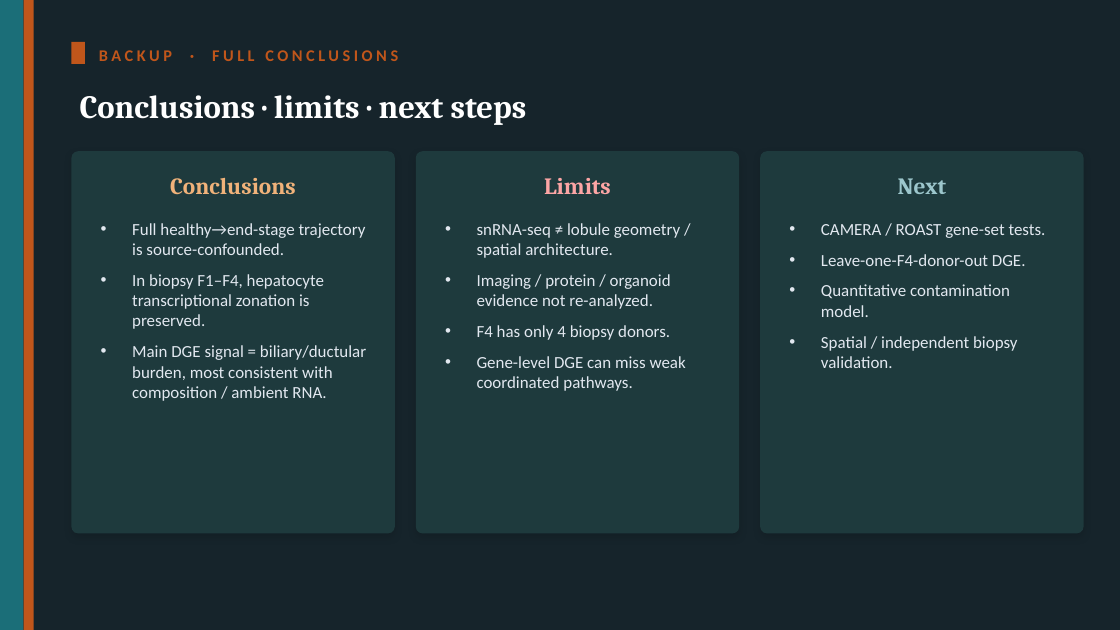
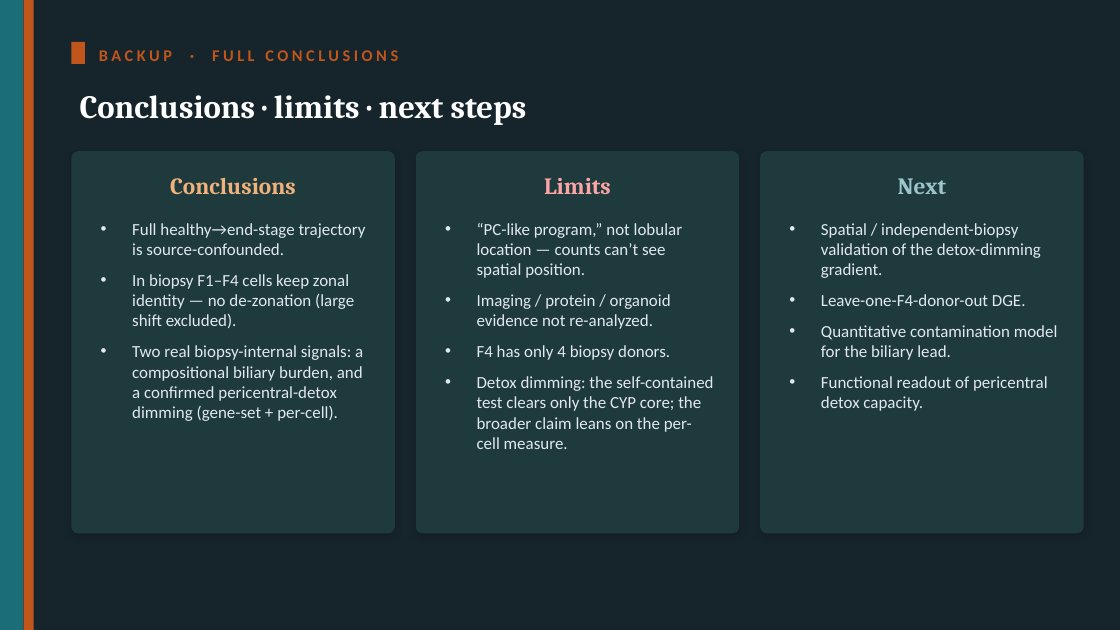
Before and after one commit to roeetekoah/liver-zonation, a slide deck: slide 27 of presentation/MASLD_zonation.pptx (slide 25 before the commit). Drawn at 1120x630 pixels with LibreOffice and Linux fonts; fonts in the diff are those of the drawing. Boxes give left, top, right and bottom in pixels: in the first picture for what was removed or moved away, otherwise in the second. Text is boxed around its words. In the diff, an @@ line names an element or a change of style, - is before the commit and + after.

```diff
--- a/presentation/MASLD_zonation.pptx
+++ b/presentation/MASLD_zonation.pptx
@@ text at <box>477,223,682,278</box>: text changed @@
-• snRNA-seq ≠ lobule geometry / spatial architecture.
+• “PC-like program,” not lobular location — counts can’t see spatial position.
@@ text at <box>821,223,1041,278</box>: text changed @@
-• CAMERA / ROAST gene-set tests.
+• Spatial / independent-biopsy validation of the detox-dimming gradient.
@@ text at <box>132,274,363,421</box>: text changed @@
-• In biopsy F1–F4, hepatocyte transcriptional zonation is preserved.
-• Main DGE signal = biliary/ductular burden, most consistent with composition / ambient RNA.
+• In biopsy F1–F4 cells keep zonal identity — no de-zonation (large shift excluded).
+• Two real biopsy-internal signals: a compositional biliary burden, and a confirmed pericentral-detox dimming (gene-set + per-cell).
@@ text at <box>821,325,1058,411</box>: text changed @@
-• Quantitative contamination model.
-• Spatial / independent biopsy validation.
+• Quantitative contamination model for the biliary lead.
+• Functional readout of pericentral detox capacity.
@@ text at <box>477,376,713,449</box>: text changed @@
-• Gene-level DGE can miss weak coordinated pathways.
+• Detox dimming: the self-contained test clears only the CYP core; the broader claim leans on the per-cell measure.
```
Also in this commit, not shown: 17 other slides changed, 6 slides added, 4 slides removed, 21 other files.
